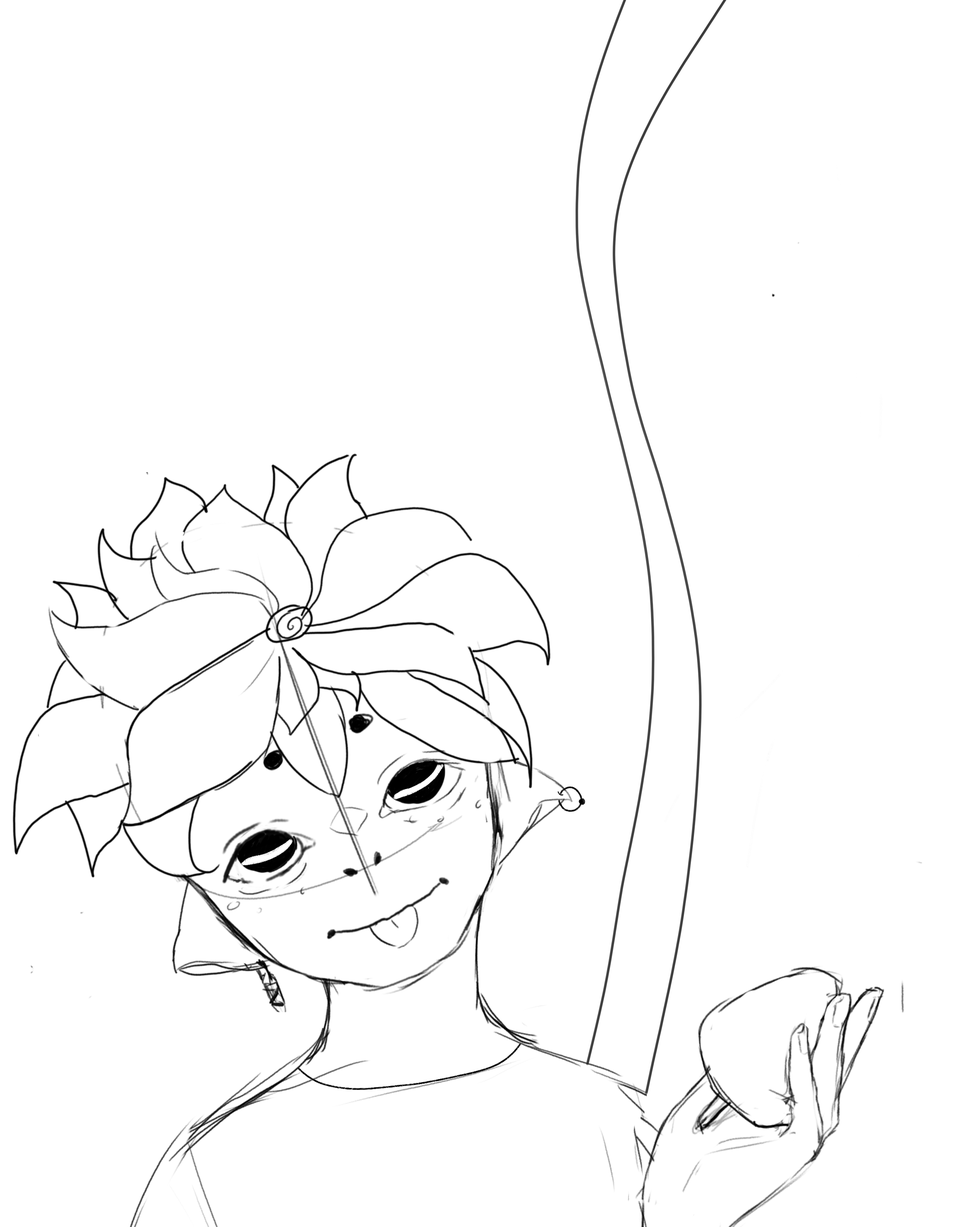
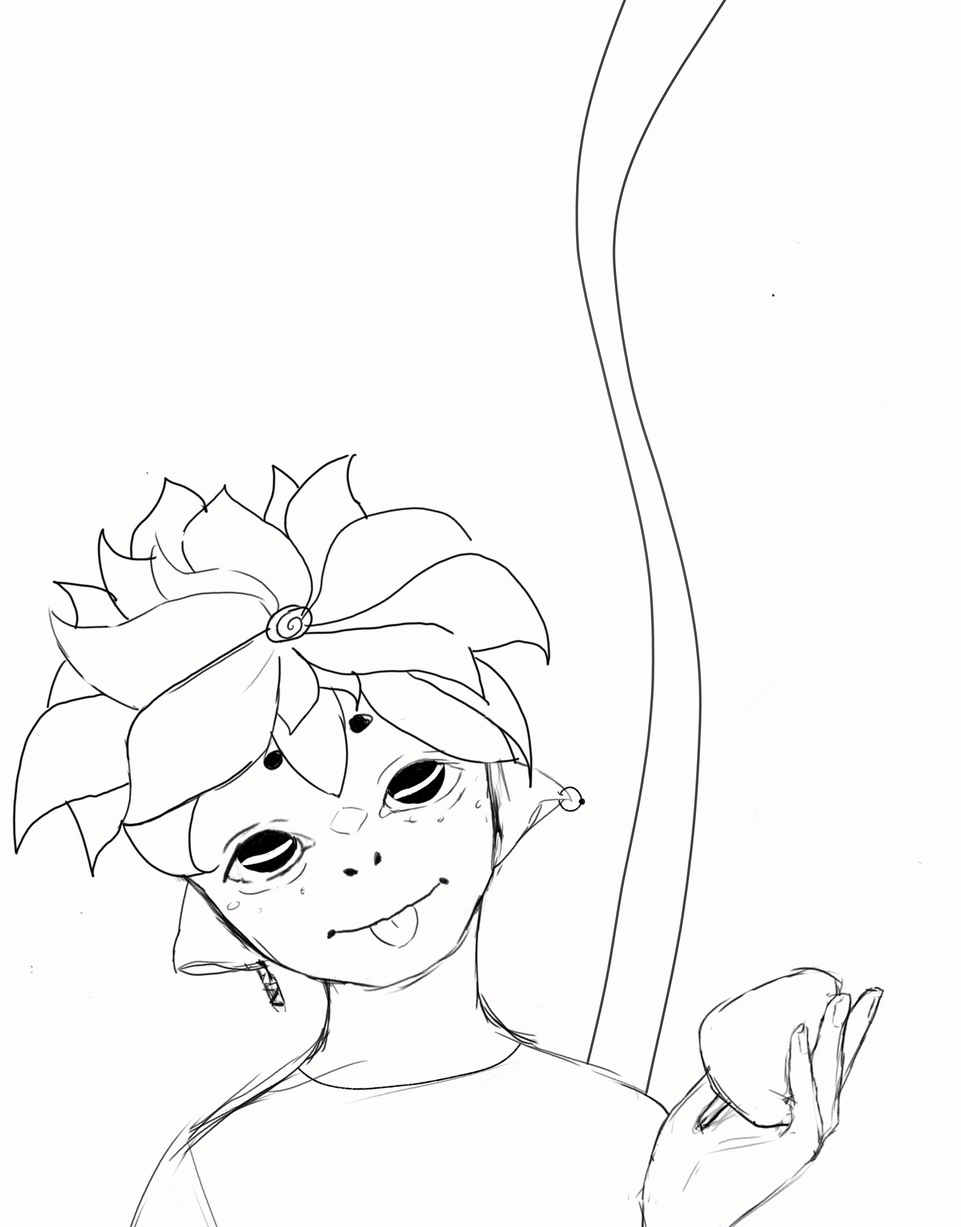
Before/after of a 961x1227 layered artwork. What changed in the layer stack:
painted on "Back" over [24, 0, 961, 1227]
painted on "Einarssini 2" over [223, 737, 868, 1135]
painted on "Capa de pintura 1" over [0, 0, 961, 1227]
painted on "Fondo" over [0, 0, 961, 1227]
